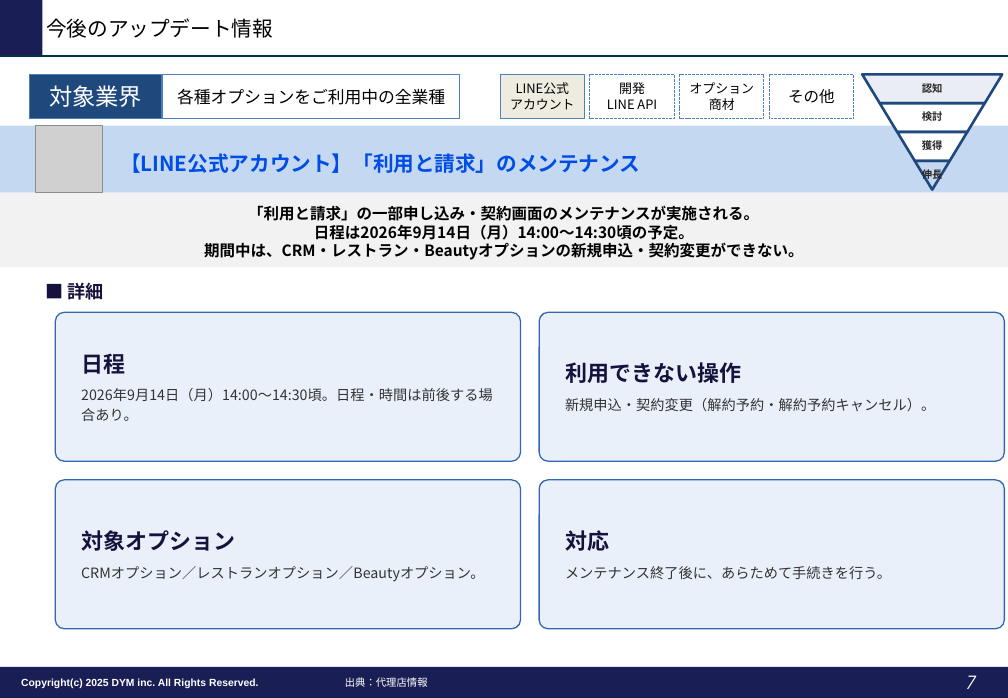
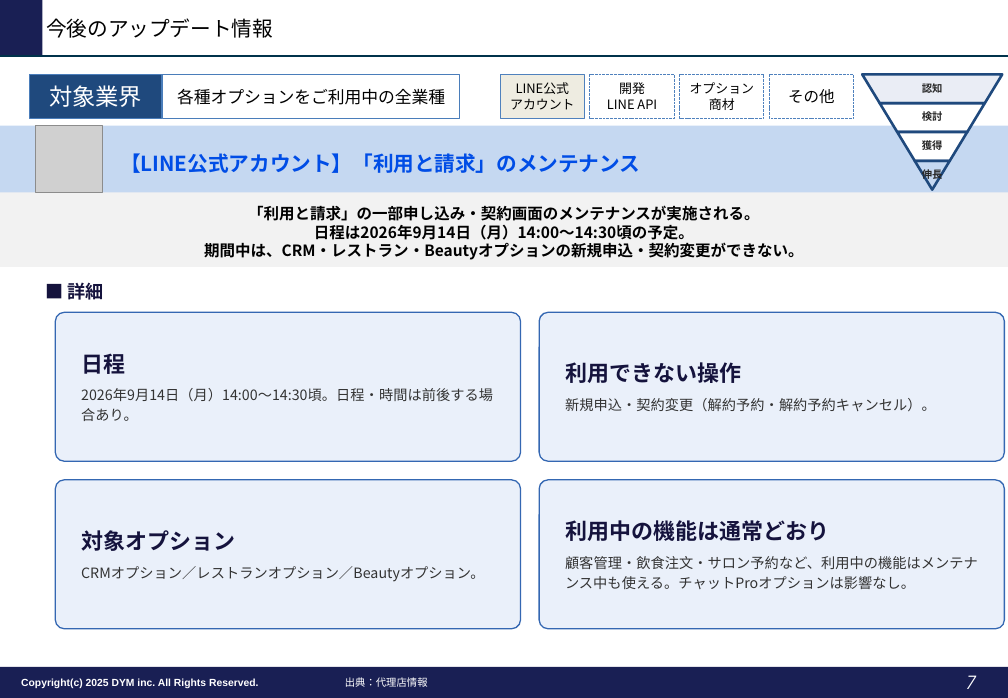
Before and after one commit to tonomura-r-dev/folder, a slide deck: slide 7 of LINEOA媒体最新情報_2026年10月トレンドレポート.pptx. Drawn at 1008x698 pixels with LibreOffice and Linux fonts; fonts in the diff are those of the drawing; grey boxes stand for pictures; background and template pictures are left out. Boxes give left, top, right and bottom in pixels: in the first picture for what was removed or moved away, otherwise in the second. Text is boxed around its words. In the diff, an @@ line names an element or a change of style, - is before the commit and + after.

```diff
--- a/LINEOA媒体最新情報_2026年10月トレンドレポート.pptx
+++ b/LINEOA媒体最新情報_2026年10月トレンドレポート.pptx
@@ text in rounded rectangle at bbox=[565, 520, 978, 589]: text changed @@
-対応
-メンテナンス終了後に、あらためて手続きを行う。
+利用中の機能は通常どおり
+顧客管理・飲食注文・サロン予約など、利用中の機能はメンテナンス中も使える。チャットProオプションは影響なし。
```
Also in this commit, not shown: 7 other slides changed, 2 other files.
